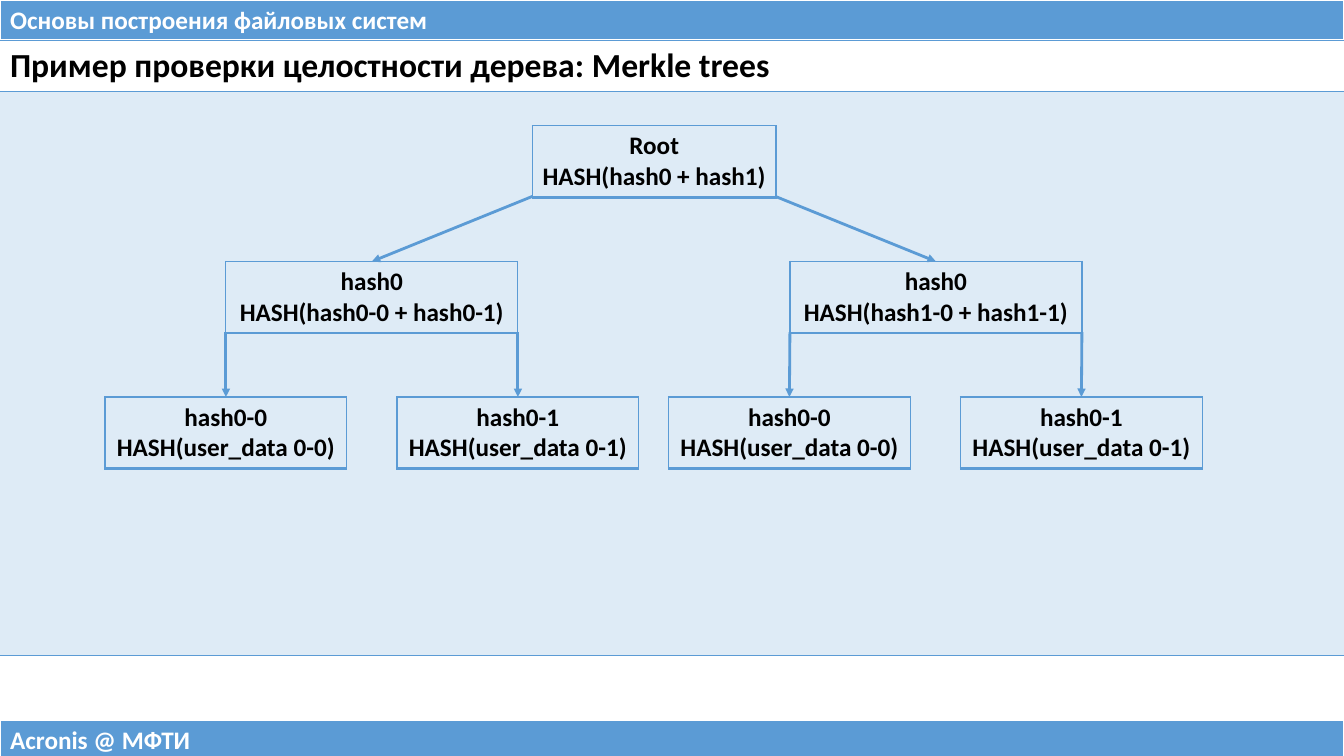
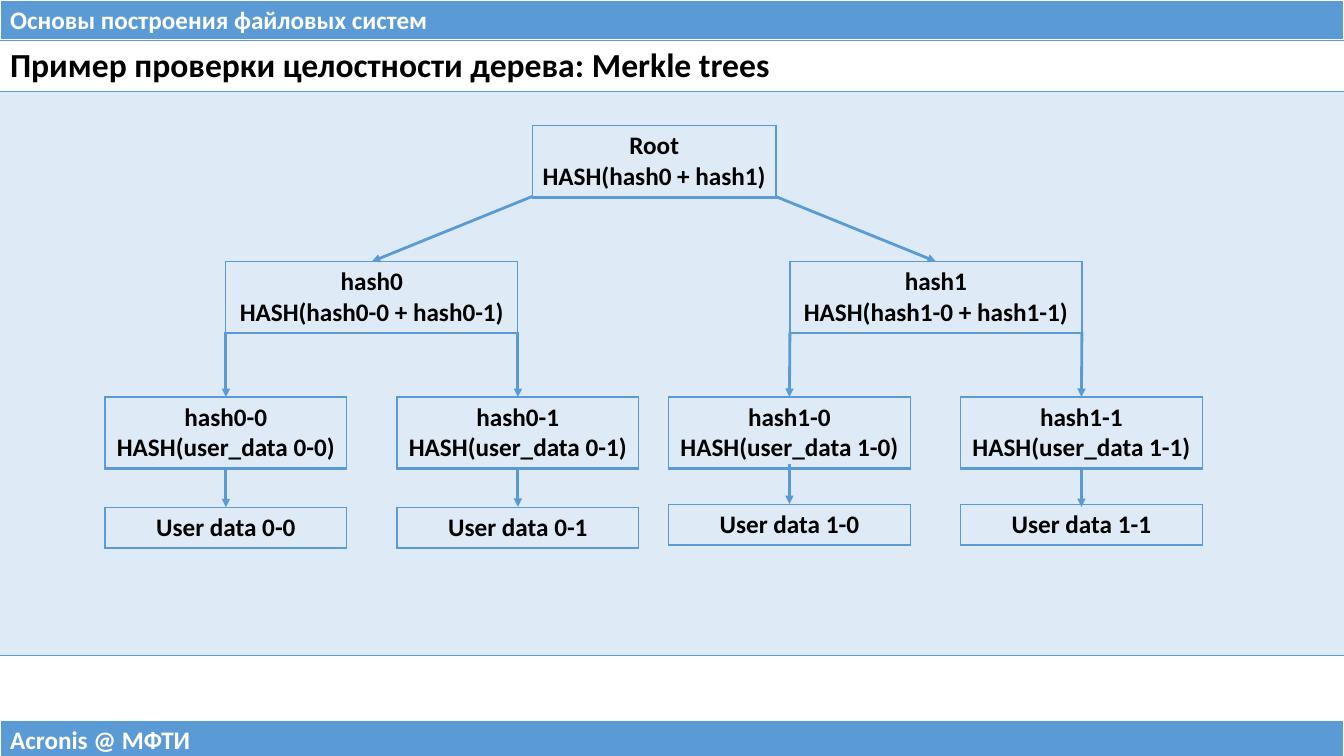
Before and after one commit to 75cc8545e7b021ed280ed0ef99fc7fc4/filesystems-101, a slide deck: slide 18 of talks/src/class07.pptx. Drawn at 1344x756 pixels with LibreOffice and Linux fonts; fonts in the diff are those of the drawing. Boxes give left, top, right and bottom in pixels: in the first picture for what was removed or moved away, otherwise in the second. Text is boxed around its words. In the diff, an @@ line names an element or a change of style, - is before the commit and + after.

```diff
--- a/talks/src/class07.pptx
+++ b/talks/src/class07.pptx
@@ table at box(790, 261, 1083, 332) @@
-row 1, column 1: hash0 / HASH(hash1-0 + hash1-1)
+row 1, column 1: hash1 / HASH(hash1-0 + hash1-1)
@@ table at box(668, 397, 910, 468) @@
-row 1, column 1: hash0-0 / HASH(user_data 0-0)
+row 1, column 1: hash1-0 / HASH(user_data 1-0)
@@ table at box(961, 397, 1203, 468) @@
-row 1, column 1: hash0-1 / HASH(user_data 0-1)
+row 1, column 1: hash1-1 / HASH(user_data 1-1)
@@ arrow added from (226, 468) to (226, 507), #5B9BD5 2 pt @@
@@ arrow added from (518, 468) to (518, 507), #5B9BD5 2 pt @@
@@ arrow added from (789, 465) to (789, 504), #5B9BD5 2 pt @@
@@ arrow added from (1082, 468) to (1082, 507), #5B9BD5 2 pt @@
@@ table added at box(105, 507, 347, 548), 1 rows, 1 columns @@
+User data 0-0
@@ table added at box(397, 507, 639, 548), 1 rows, 1 columns @@
+User data 0-1
@@ table added at box(668, 504, 910, 545), 1 rows, 1 columns @@
+User data 1-0
@@ table added at box(961, 504, 1203, 545), 1 rows, 1 columns @@
+User data 1-1
```
Also in this commit, not shown: 4 other slides changed, 1 other file.
